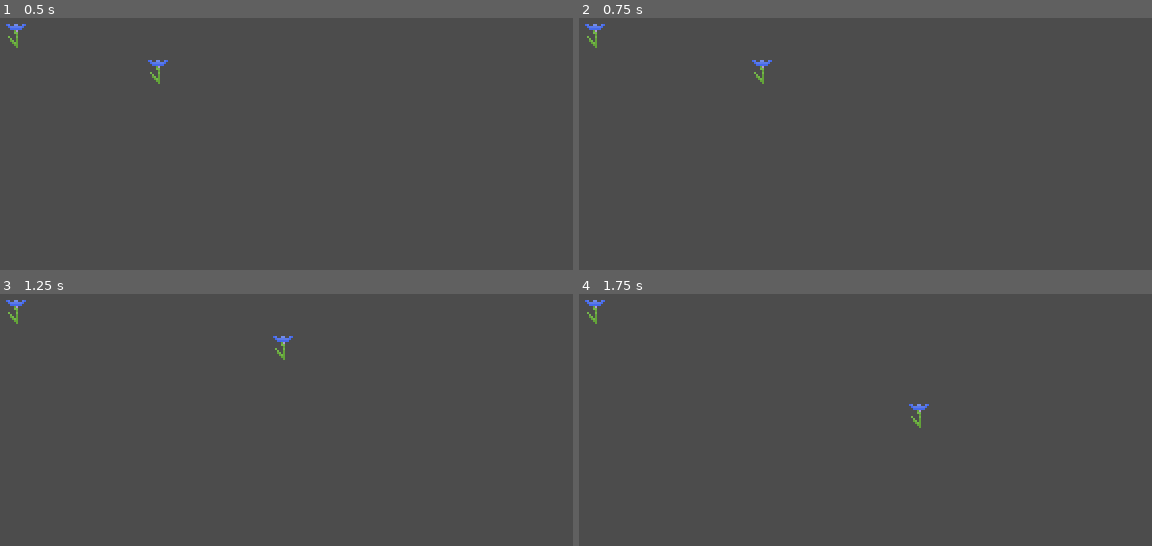
Above: before the commit, frames 1-4 (two rows, left to right).
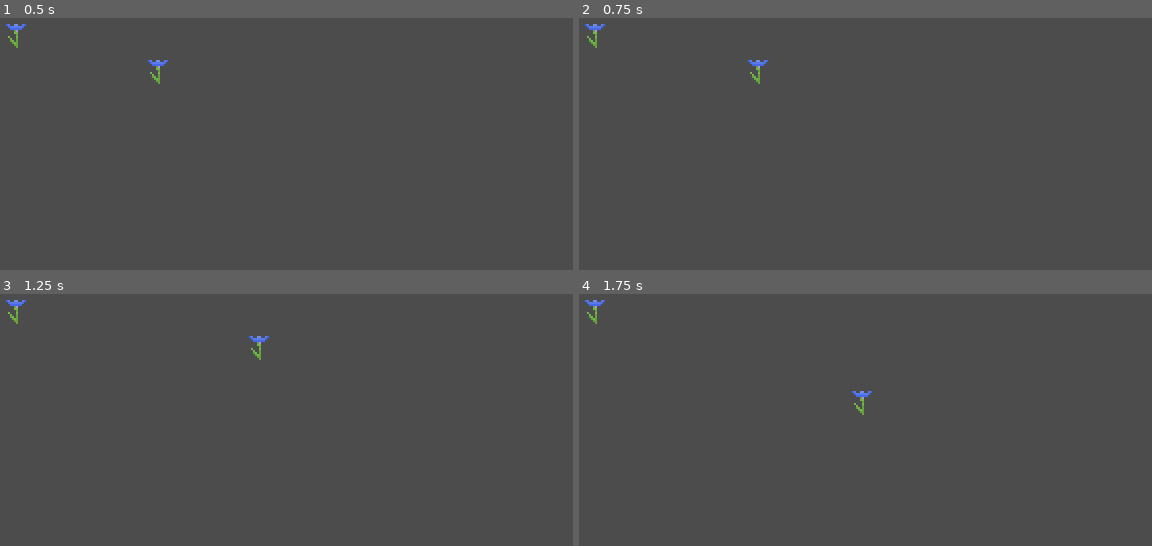
Above: after the commit, the same moments.

Repository: SilkRose/Roll-Pony-Game
Game: Godot game, scene res://World.tscn
Same seed, same stepped clock (60 frames per second), same inputs: the game is played once before the commit and once after it.
Inputs:
- Up to frame 1 (0.5 s): no input
- Up to frame 2 (0.75 s): tap Enter at 0.5 s; hold Right (ui_right) from 0.53 s (still down)
- Up to frame 3 (1.25 s): keep holding Right (ui_right)
- Up to frame 4 (1.75 s): release Right (ui_right) at 1.28 s; hold Down (ui_down) from 1.28 s (still down)

Frame 1 is identical in both runs. In frame 2, 0.1% of the frame differs, in the area x 29-34%, y 16-27%; in frame 3, 0.2%, in the area x 43-52%, y 16-27%; in frame 4, 0.2%.

Commit message:
Improve movement code again

Diff:
--- a/Player.gd
+++ b/Player.gd
@@ -1,8 +1,8 @@
 extends KinematicBody2D
 
-const ACCELERATION = 10
-const MAX_SPEED = 100
-const FRICTION = 10
+const ACCELERATION = 500
+const MAX_SPEED = 80
+const FRICTION = 500
 var velocity = Vector2.ZERO
 
 func _physics_process(delta):
@@ -12,9 +12,8 @@
 	input_vector = input_vector.normalized()
 
 	if input_vector != Vector2.ZERO:
-		velocity += input_vector * ACCELERATION * delta
-		velocity = velocity.clamped(MAX_SPEED * delta)
+		velocity = velocity.move_toward(input_vector * MAX_SPEED, ACCELERATION * delta)
 	else:
 		velocity = velocity.move_toward(Vector2.ZERO, FRICTION * delta)
 
-	move_and_collide(velocity)
+	move_and_collide(velocity * delta)
